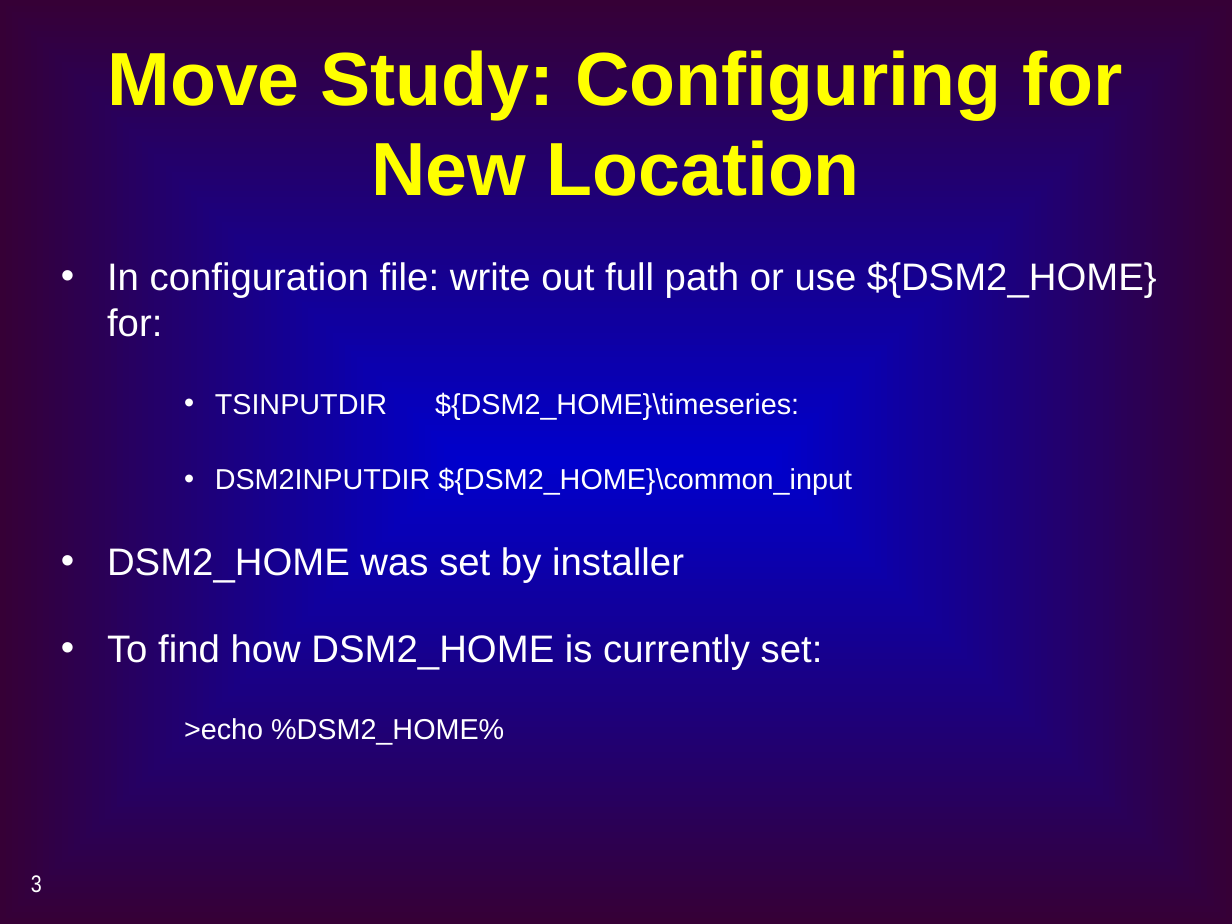
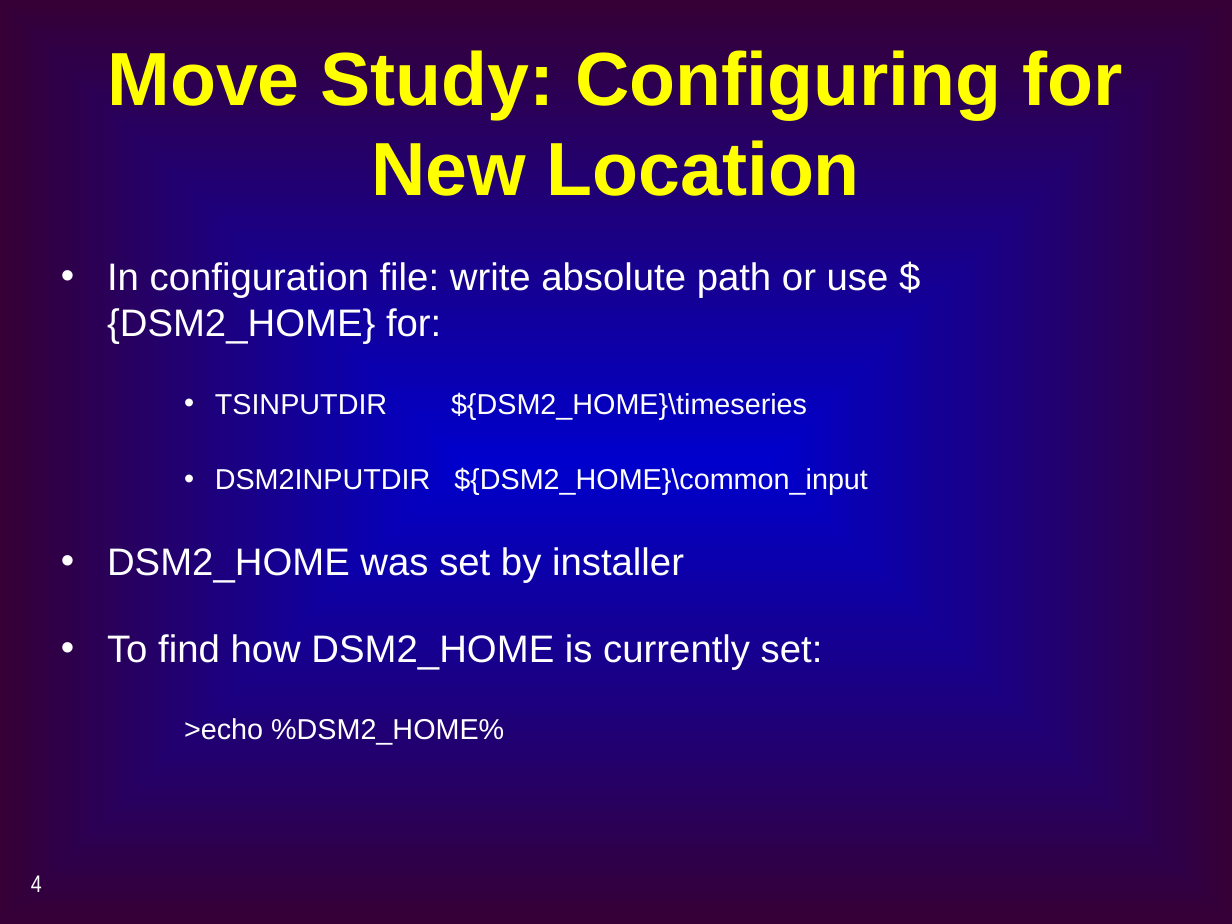
Before and after one commit to CADWRDeltaModeling/dsm2, a slide deck: slide 4 of dsm2/presentations/d4_move_archive_batch.ppt (slide 3 before the commit). Drawn at 1232x924 pixels with LibreOffice and Linux fonts; fonts in the diff are those of the drawing. Boxes give left, top, right and bottom in pixels: in the first picture for what was removed or moved away, otherwise in the second. Text is boxed around its words. In the diff, an @@ line names an element or a change of style, - is before the commit and + after.

```diff
--- a/dsm2/presentations/d4_move_archive_batch.ppt
+++ b/dsm2/presentations/d4_move_archive_batch.ppt
@@ text at (x1=107, y1=262, x2=889, y2=419): text changed @@
-• In configuration file: write out full path or use ${DSM2_HOME} for:
-    • TSINPUTDIR ${DSM2_HOME}\timeseries:
+• In configuration file: write absolute path or use ${DSM2_HOME} for:
+    • TSINPUTDIR ${DSM2_HOME}\timeseries
@@ page number at (x1=31, y1=875, x2=42, y2=892): text changed @@
-3
+4
```
Also in this commit, not shown: 4 other slides changed, 1 slide added.
